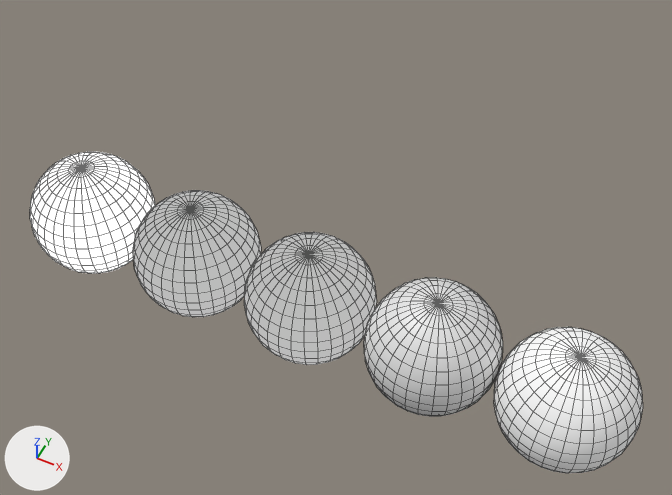
What one commit did to the Blender file materials.blend.
Both versions are drawn from a 50 mm lens placed at (6.29, -7.72, 11.01), pointed at (1.74, 1.39, -0.38). The axes (+X, +Y, +Z) are drawn at lower left. The lights are the same throughout. Mesh edges are drawn as thin lines.

Objects in the first picture: 'Nodes', 'Projection_cleaning', 'Projections_assembly', 'Projections_baked', 'Projections_tweaks_uvs'.
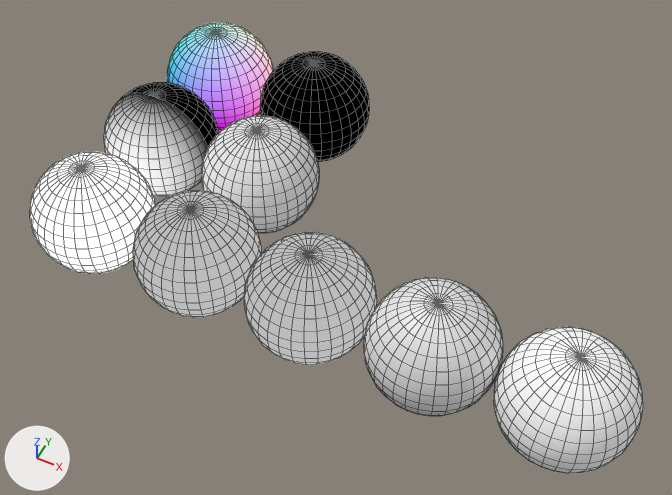
The newer file is also turned or shifted as a whole; pictures and numbers use the older file's frame.

Changed parts and their boxes (x1, y1, x2, y2) in the pictures (672 x 495 px):
'Diffuse', added: after (202, 116, 319, 233)
'Facing', added: after (104, 82, 218, 196)
'Depth', added: after (260, 51, 369, 162)
'Normal', added: after (167, 22, 273, 130)

What changed in the scene script:
```text
Add mat_diffuse:
    mat_diffuse = diffuse_material('Diffuse')
    mat_diffuse.base_color = (0.8, 0.8, 0.8)  # white #e7e7e7
Add mat_facing:
    mat_facing = bpy.data.materials.new('Facing')
    # nodes: CombineXYZ, NewGeometry, OutputMaterial, VectorMath
Add mat_depth:
    mat_depth = bpy.data.materials.new('Depth')
    mat_depth.use_nodes = True; mat_depth.node_tree.nodes.clear()
    _N = mat_depth.node_tree.nodes; _L = mat_depth.node_tree.links
    n0 = _N.new('ShaderNodeOutputMaterial'); n0.name = 'Material Output'
    n1 = _N.new('ShaderNodeCameraData'); n1.name = 'Camera Data'
    n2 = _N.new('ShaderNodeMapRange'); n2.name = 'depth_input'
    n2.inputs[2].default_value = 10.0  # 'From Max'
    n2.inputs[3].default_value = 1.0  # 'To Min'
    n2.inputs[4].default_value = 0.0  # 'To Max'
    _L.new(n1.outputs[1], n2.inputs[0])  # 'View Z Depth' to 'Value'
    _L.new(n2.outputs[0], n0.inputs[0])  # 'Result' to 'Surface'
Add mat_normal:
    mat_normal = bpy.data.materials.new('Normal')
    # nodes: CombineXYZ, Mix, NewGeometry, OutputMaterial, VectorTransform
Add me_diffuse:
    me_diffuse.from_pydata(...)  # a UV sphere (32 segments, 16 rings, poles along z) spanning x -1.0..1.0, y -1.0..1.0, z -1.0..1.0
    me_diffuse.polygons.foreach_set('use_smooth', [True] * 512)
    me_diffuse.materials.append(mat_diffuse)  # white #e7e7e7
Add me_facing:
    me_facing.from_pydata(...)  # a UV sphere (32 segments, 16 rings, poles along z) spanning x -1.0..1.0, y -1.0..1.0, z -1.0..1.0
    me_facing.polygons.foreach_set('use_smooth', [True] * 512)
    me_facing.materials.append(mat_facing)
Add me_depth:
    me_depth.from_pydata(...)  # a UV sphere (32 segments, 16 rings, poles along z) spanning x -1.0..1.0, y -1.0..1.0, z -1.0..1.0
    me_depth.polygons.foreach_set('use_smooth', [True] * 512)
    me_depth.materials.append(mat_depth)
Add me_normal:
    me_normal.from_pydata(...)  # a UV sphere (32 segments, 16 rings, poles along z) spanning x -1.0..1.0, y -1.0..1.0, z -1.0..1.0
    me_normal.polygons.foreach_set('use_smooth', [True] * 512)
    me_normal.materials.append(mat_normal)
Add ob_diffuse:
    ob_diffuse = bpy.data.objects.new('Diffuse', me_diffuse)
    ob_diffuse.location = (0.0, 2.0, 0.0)
Add ob_facing:
    ob_facing = bpy.data.objects.new('Facing', me_facing)
    ob_facing.location = (-2.0, 2.0, 0.0)
Add ob_depth:
    ob_depth = bpy.data.objects.new('Depth', me_depth)
    ob_depth.location = (0.0, 4.0, 0.0)
Add ob_normal:
    ob_normal = bpy.data.objects.new('Normal', me_normal)
    ob_normal.location = (-2.0, 4.0, 0.0)
```
